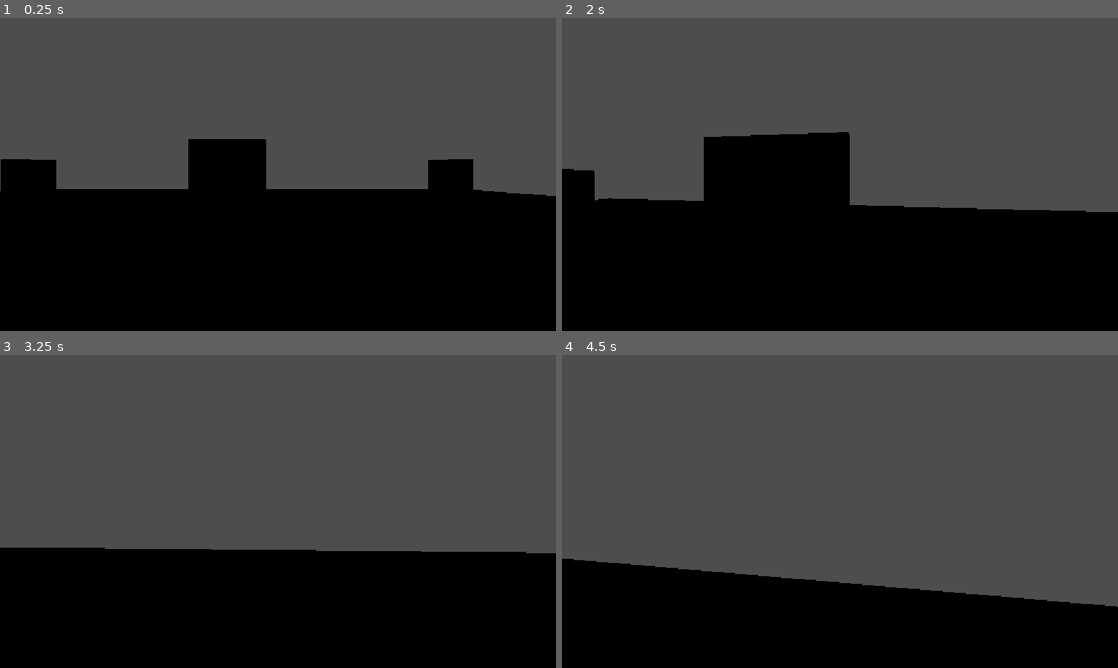
Above: before the commit, frames 1-4 (two rows, left to right).
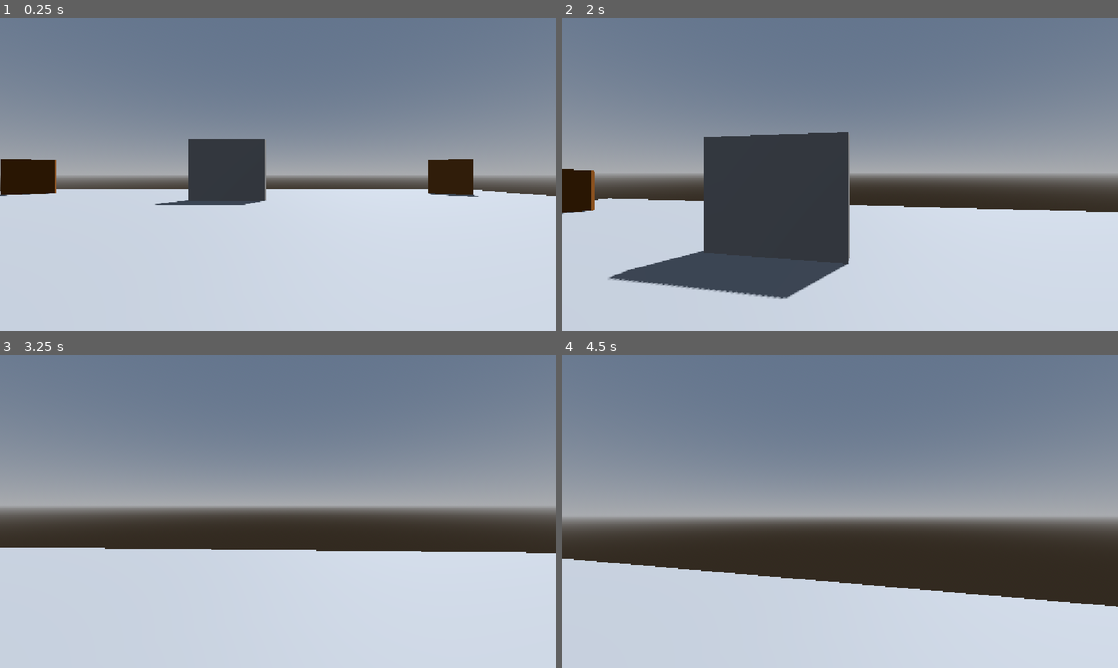
Above: after the commit, the same moments.

Repository: Ryan-M-Smith/SkillIssue
Game: Godot game, scene res://arena_box.tscn
The game is run twice, just before and just after one commit, with the same random seed, the same clock (stepped at 60 frames per second) and the same inputs.
Inputs (mouse positions are in pixels of both pictures, inside the frame that each line leads up to):
- Up to frame 1 (0.25 s): no input
- Up to frame 2 (2 s): tap Enter (ui_accept) at 0.5, 0.77, 1.52 s; move the mouse to (867, 174) at 0.52 s; hold W (ui_up) from 0.53 s (still down); tap Ctrl at 0.6 s; click (867, 174) at 0.67 s; move the mouse to (812, 174) at 1.27 s; tap Space at 1.35 s
- Up to frame 3 (3.25 s): keep holding W (ui_up); move the mouse to (289, 505) at 2.02 s; tap 1 at 2.1 s; move the mouse to (272, 517) at 2.77 s; tap L at 2.85 s; click (272, 517) at 2.92 s; tap Enter (ui_accept) at 3.02 s
- Up to frame 4 (4.5 s): keep holding W (ui_up); move the mouse to (878, 514) at 3.52 s; tap J at 3.6 s; tap Enter (ui_accept) at 3.77 s; move the mouse to (795, 508) at 4.27 s; tap I at 4.35 s

The runs differ from the first frame. In frame 1, 98% of the frame differs, in the area x 0-100%, y 0-100%; in frame 2, 98%; in frame 3, 97%; in frame 4, 97%.

Commit message:
more map changes, lighting added

Diff:
--- a/apps/game/arena_box.tscn
+++ b/apps/game/arena_box.tscn
@@ -4,6 +4,17 @@
 [ext_resource type="Material" uid="uid://dljsq8kc0c8nw" path="res://wallcolor.tres" id="2_2wrcj"]
 [ext_resource type="Material" uid="uid://dgdel63js7ym4" path="res://healthpickup.tres" id="2_sija8"]
 [ext_resource type="Script" uid="uid://cek53ng3g4dyi" path="res://PlayerMovement.gd" id="3_vrfma"]
+
+[sub_resource type="ProceduralSkyMaterial" id="ProceduralSkyMaterial_sija8"]
+sky_horizon_color = Color(0.66224277, 0.6717428, 0.6867428, 1)
+ground_horizon_color = Color(0.66224277, 0.6717428, 0.6867428, 1)
+
+[sub_resource type="Sky" id="Sky_vrfma"]
+sky_material = SubResource("ProceduralSkyMaterial_sija8")
+
+[sub_resource type="Environment" id="Environment_b11el"]
+background_mode = 2
+sky = SubResource("Sky_vrfma")
 
 [sub_resource type="StandardMaterial3D" id="StandardMaterial3D_vrfma"]
 albedo_color = Color(0.54509807, 0.52156866, 0.73333335, 1)
@@ -22,6 +33,13 @@
 [sub_resource type="CapsuleMesh" id="CapsuleMesh_0x5ac"]
 
 [node name="ArenaBox" type="Node3D" unique_id=2005310880]
+
+[node name="WorldEnvironment" type="WorldEnvironment" parent="." unique_id=440610900]
+environment = SubResource("Environment_b11el")
+
+[node name="DirectionalLight3D" type="DirectionalLight3D" parent="." unique_id=1042988972]
+transform = Transform3D(-0.8660254, -0.43301278, 0.25, 0, 0.49999997, 0.86602545, -0.50000006, 0.75, -0.43301266, 0, 0, 0)
+shadow_enabled = true
 
 [node name="Terrain" type="CSGBox3D" parent="." unique_id=462048862]
 use_collision = true
@@ -155,7 +173,8 @@
 
 [node name="CSGBox3D" type="CSGBox3D" parent="." unique_id=242228093]
 transform = Transform3D(1, 0, 0, 0, 1, 0, 0, 0, 1, 0, 0.5177579, 0)
-size = Vector3(2, 0.5, 2)
+use_collision = true
+size = Vector3(2, 2, 2)
 
 [node name="CharacterBody3D" type="CharacterBody3D" parent="." unique_id=1564791814]
 transform = Transform3D(1, 0, 0, 0, 1, 0, 0, 0, 1, 3.342, 1.5, 0)
